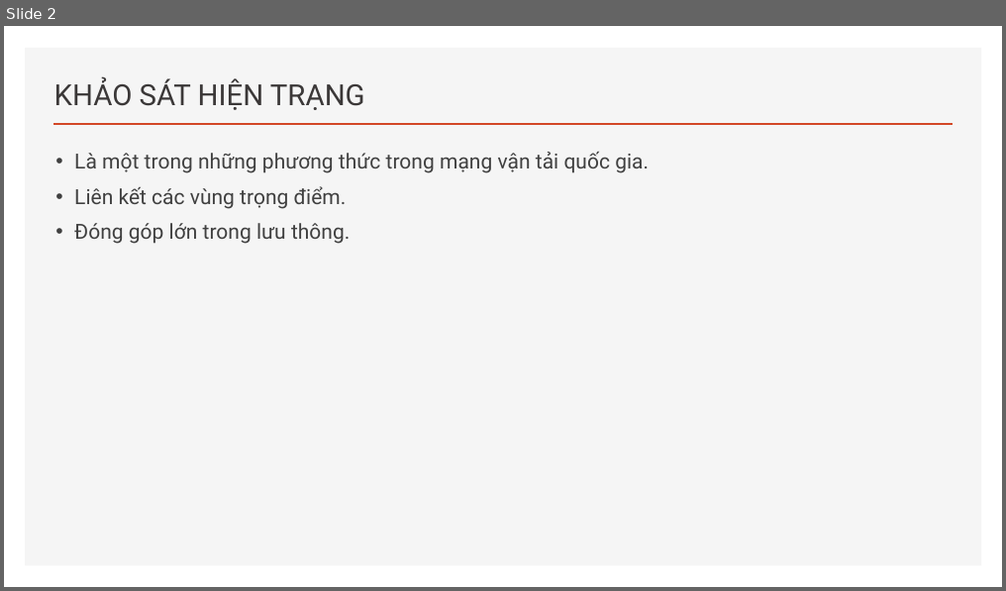
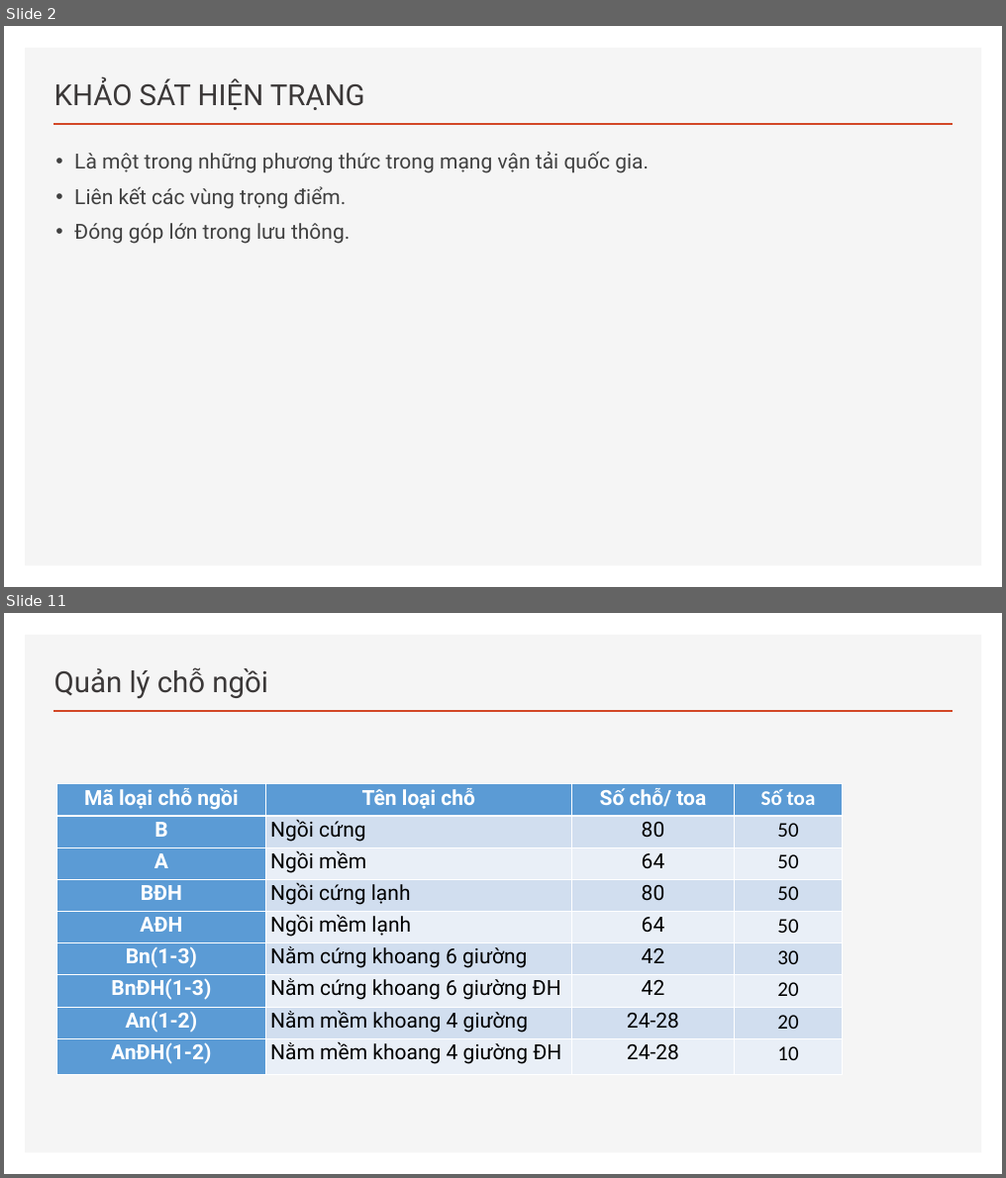
Before and after one commit to hiepatk99/CSDL_PT, a slide deck: 1-BC1-P8.pptx. Shown one above the other, each under a label of ours: slide 2 before the commit, slides 2 and 11 after it; the slides between them are not shown. The pictures are 1006x591 and 1006x1178 pixels, drawn with LibreOffice and Linux fonts; fonts in the diff are those of the drawing. Boxes give left, top, right and bottom in pixels: in the first picture for what was removed or moved away, otherwise in the second. Text is boxed around its words. In the diff, an @@ line names an element or a change of style, - is before the commit and + after.

```diff
--- a/1-BC1-P8.pptx
+++ b/1-BC1-P8.pptx
@@ slide 11 added at [4, 613, 1002, 1174], background #FFFFFF; not listed: 2 template elements that a slide beside it also shows @@
@@ title added at [54, 667, 268, 699], 28 pt, text #3B3838 @@
+Quản lý chỗ ngồi
@@ table added at [57, 784, 842, 1075], 9 rows, 4 columns @@
+Mã loại chỗ ngồi | Tên loại chỗ | Số chỗ/ toa | Số toa
+B | Ngồi cứng | 80 | 50
+A | Ngồi mềm | 64 | 50
+BĐH | Ngồi cứng lạnh | 80 | 50
+AĐH | Ngồi mềm lạnh | 64 | 50
+Bn(1-3) | Nằm cứng khoang 6 giường | 42 | 30
+BnĐH(1-3) | Nằm cứng khoang 6 giường ĐH | 42 | 20
+An(1-2) | Nằm mềm khoang 4 giường | 24-28 | 20
+AnĐH(1-2) | Nằm mềm khoang 4 giường ĐH | 24-28 | 10
```
Also in this commit, not shown: 5 slides changed, 8 other slides added, 3 slides removed.
